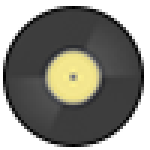
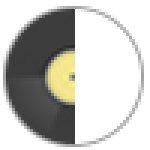
Layers edited between the first and the second 150×150 image:
showed "dsk_full_d копия", painted on it over [3,6,144,147]
hid "dsk_full_d" over [3,6,144,147]
added layer "Эллипс 1 копия" above "Эллипс 1" over [3,6,144,147]
hid "Эллипс 1" over [3,6,144,147]
